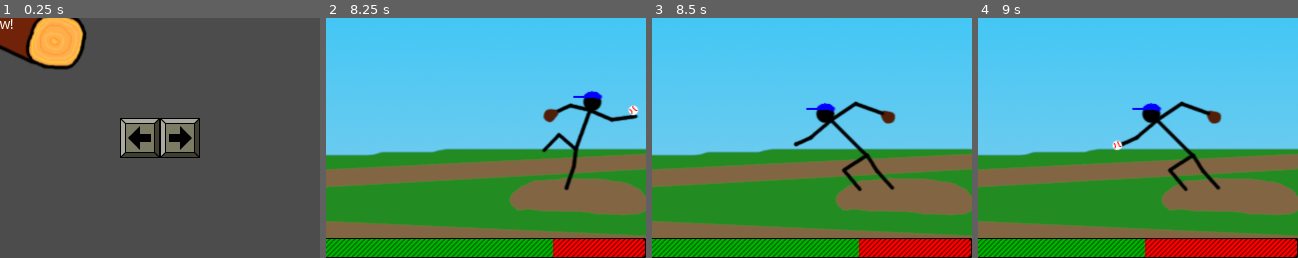
Above: before the commit, frames 1-4 (left to right).
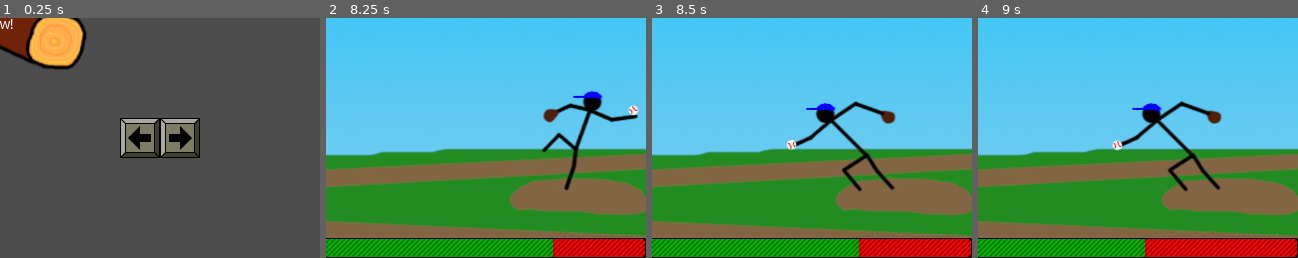
Above: after the commit, the same moments.

Repository: swashdev/minigame-madness
Game: Godot game, scene res://master/scenes/main.tscn
Two runs of this game, one before a commit and one after it. Both use one fixed random seed, a clock stepped at 60 frames per second and the inputs below.
Inputs:
- Up to frame 1 (0.25 s): no input
- Up to frame 2 (8.25 s): hold Right (ui_right) 0.53-1.28 s; tap Space (ui_select) at 0.77, 1.52, 3.02, 3.77, 4.52, 6.02, 6.77, 7.52 s; hold Down (ui_down) 1.28-2.03 s; hold Right (ui_right) 2.03-2.78 s; hold Up (ui_up) 2.78-3.53 s; hold Left (ui_left) 3.53-5.03 s; hold Down (ui_down) 5.03-5.78 s; tap Enter at 5.75 s; hold Right (ui_right) 5.78-6.53 s; tap A at 6.5 s; hold Up (ui_up) 6.53-7.28 s; hold Right (ui_right) 7.28-8.03 s; hold Down (ui_down) from 8.03 s (still down)
- Up to frame 3 (8.5 s): keep holding Down (ui_down)
- Up to frame 4 (9 s): release Down (ui_down) at 8.78 s; hold Left (ui_left) from 8.78 s (still down)
The pictures show only the part of the screen within x 50-100%, y 50-100%; the shares and areas given below are measured in that part.

Frames 1-2 are identical in both runs. In frame 3, 0.1% of the frame differs, in the area x 41-46%, y 50-55%; in frame 4, nothing differs.

Commit message:
use a 1/3 second timer to throw pitches.
The ball was originally supposed to be thrown after the "pitch"
animation completed, but this creates a noticeable delay after the
animation is actually finished which makes loss inevitable.  This commit
fixes that by creating a 0.33 second timer which triggers the ball at
just the right moment.

Diff:
--- a/mini/baseball/scripts/characters/baseball_pitcher.gd
+++ b/mini/baseball/scripts/characters/baseball_pitcher.gd
@@ -18,7 +18,7 @@
 	$Timer.stop()
 	animation = "pitch"
 	play()
-	yield( self, "animation_finished" )
+	yield( get_tree().create_timer( 0.33 ), "timeout" )
 	emit_signal( "threw_ball" )
 
 
